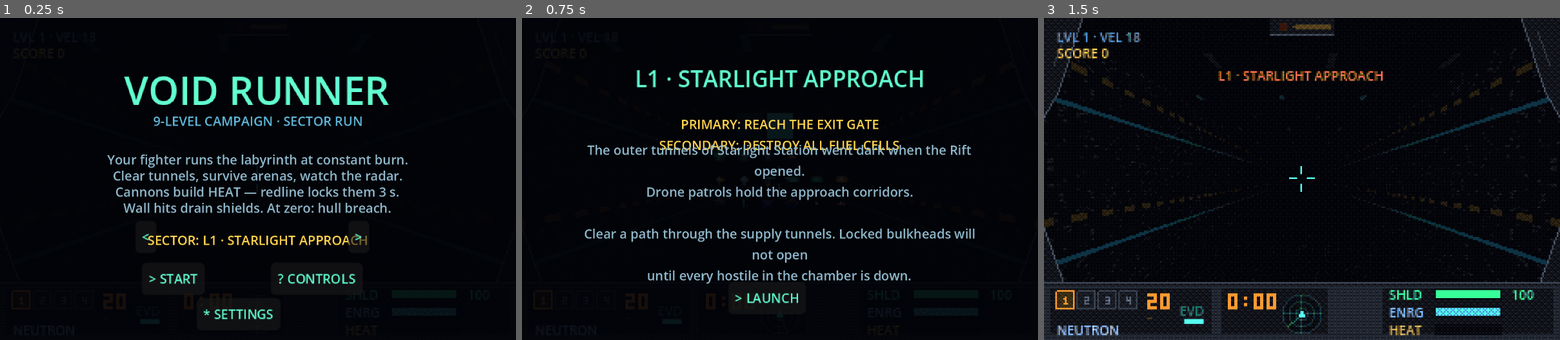
Above: before the commit, frames 1-3 (left to right).
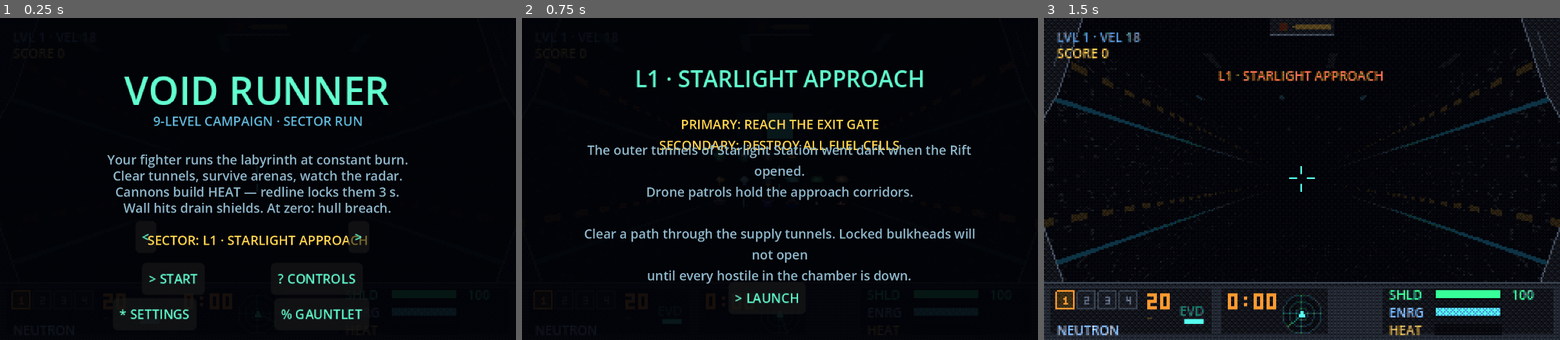
Above: after the commit, the same moments.

Repository: NCSTATEPACK16/VoidRunner
Game: Godot game, scene res://scenes/game.tscn
Same seed, same stepped clock (60 frames per second), same inputs: the game is played once before the commit and once after it.
Inputs:
- Up to frame 1 (0.25 s): no input
- Up to frame 2 (0.75 s): click "> START" at 0.5 s
- Up to frame 3 (1.5 s): click "> LAUNCH" at 1.25 s

The runs differ from the first frame. In frame 1, 0.8% of the frame differs, in the area x 23-71%, y 90-94%; in frame 2, nothing differs; in frame 3, nothing differs.

Commit message:
K5: Void Gauntlet endless survival mode
Endless PathGen mode: rings extend on demand ahead of the player (no far cap,
no exit portal) with arena stands discovered incrementally and wired in-flight
(bulkhead door, exact guard count, kill-counter). Difficulty tiers every ~720m
scale hp/speed/fire-rate/spawn density and phase in weaver/hulk mixes; music
volume ramps with depth. Start-screen GAUNTLET button, DIST readout on the HUD,
distance+score death tally, and separate gauntlet bests in records.cfg.
Smoke test: 90-sim-second gauntlet probe (growth, doors, bounded chunks).

Co-Authored-By: Claude Fable 5 <noreply@anthropic.com>

Diff:
--- a/scripts/audio_sys.gd
+++ b/scripts/audio_sys.gd
@@ -71,6 +71,12 @@
 	_engine.volume_db = -80.0
 
 
+## K5: gauntlet pressure ramp — the loop leans in as the run gets deep. Volume
+## only (repitching the tracker loop reads as a bug, not intensity).
+func set_music_intensity(t: float) -> void:
+	_music.volume_db = -13.0 + 4.0 * clampf(t, 0.0, 1.0)
+
+
 func play_laser(freq: float) -> void:
 	if not _laser_cache.has(freq):
 		_laser_cache[freq] = _render_laser(freq)
--- a/scripts/game.gd
+++ b/scripts/game.gd
@@ -38,6 +38,13 @@
 var _built_level := -1        # level index the world is currently built for (-1 = dirty)
 var _warmup_rig: Node3D
 
+# K5 Void Gauntlet: endless mode runs on a synthetic LevelDef whose numbers climb
+# with distance (one tier per 60 rings ≈ 720 m); the path extends and its arenas
+# are discovered while flying.
+var _gauntlet := false
+var _gauntlet_def: LevelDef
+var _gauntlet_tier := 0
+
 
 func _ready() -> void:
 	GameState.load_settings()   # Phase H: before overlays build so labels show saved values
@@ -51,6 +58,14 @@
 	while ResourceLoader.exists("res://resources/levels/level_%d.tres" % li):
 		levels.append(load("res://resources/levels/level_%d.tres" % li))
 		li += 1
+	_gauntlet_def = LevelDef.new()
+	_gauntlet_def.display_name = "VOID GAUNTLET"
+	_gauntlet_def.kind = "endless"
+	_gauntlet_def.objective = "SURVIVE — EVERY METRE SCORES"
+	_gauntlet_def.briefing = "No exit gate on this run. The tunnel goes on for as " \
+		+ "long as you do, and the void keeps sending more. Fly far, fly sharp — " \
+		+ "your distance is the record."
+	_gauntlet_def.rings = 200   # initial batch; extend_to() grows it in flight
 	_build_game_view()
 	_build_environment()
 	world = WorldBuilder.new()
@@ -101,6 +116,7 @@
 		AudioSys.play_dodge())
 	GameState.player_died.connect(_on_player_died)
 	overlays.launch_requested.connect(_on_launch)
+	overlays.gauntlet_requested.connect(_on_gauntlet)
 	overlays.next_level_requested.connect(_on_next_level)
 	overlays.retry_requested.connect(_on_retry)
 	overlays.new_campaign_requested.connect(_on_new_campaign)
@@ -201,9 +217,16 @@
 
 func _load_level_world(index: int) -> void:
 	GameState.level_index = index
-	var level := levels[index]
+	var level := _current_level()
+	if _gauntlet:
+		# fresh tier-0 numbers, fresh seed, random zone theme — every run reads different
+		_apply_gauntlet_tier(0)
+		_gauntlet_def.level_seed = randi()
+		var theme_ids: Array = TextureGen.THEMES.keys()
+		_gauntlet_def.theme_id = theme_ids[randi() % theme_ids.size()]
 	path = PathGen.new()
-	path.generate(level.rings, level.level_seed, level.spawn_arena, level.kind == "boss")
+	path.generate(level.rings, level.level_seed, level.spawn_arena,
+		level.kind == "boss", _gauntlet)
 	player.path = path
 	enemy_mgr.path = path
 	enemy_mgr.level = level
@@ -244,6 +267,8 @@
 		world.set_portal_active(false)
 		_boss_arena_start = room.start
 		_place_boss_stations(room, level)
+	if _gauntlet:
+		_gauntlet_stream()   # discover + wire the arenas in the initial batch
 	_built_level = index
 
 
@@ -270,8 +295,8 @@
 func _place_props(level: LevelDef) -> void:
 	GameState.level_props_total = 0
 	GameState.level_props = 0
-	if level.kind == "boss":
-		return   # boss rooms stay clean (Phase J invariants)
+	if level.kind == "boss" or _gauntlet:
+		return   # boss rooms stay clean (Phase J); gauntlet arenas stream in later (K5)
 	var rng := RandomNumberGenerator.new()
 	rng.seed = level.level_seed + 555
 	for arena in path.arenas:
@@ -323,6 +348,48 @@
 		hud.show_message("SECONDARY COMPLETE — ALL CELLS DESTROYED")
 
 
+## K5: the active tuning source — campaign levels from resources, gauntlet from
+## the synthetic escalating def.
+func _current_level() -> LevelDef:
+	return _gauntlet_def if _gauntlet else levels[GameState.level_index]
+
+
+## K5: keep the endless path generated ahead of the player, and wire in any arena
+## the scan completes — bulkhead door, exact guard count, kill-counter bookkeeping.
+func _gauntlet_stream() -> void:
+	path.extend_to(player.ring_idx + WorldBuilder.BUILD_AHEAD + 40)
+	for arena in path.discover_arenas(_gauntlet_def.spawn_arena):
+		world.build_door(arena)
+		for ring_idx in arena.spawn_rings:
+			enemy_mgr.spawn(ring_idx, arena.id, _pick_enemy_type(_gauntlet_def))
+		_arena_spawned[arena.id] = arena.spawn_rings.size()
+		_arena_kills[arena.id] = 0
+		if arena.spawn_rings.is_empty():
+			world.open_door(arena.id)
+
+
+## K5: one difficulty tier per 60 rings (~720 m). Newly spawned enemies sample the
+## def at spawn time, so raising it escalates the run without touching live ones.
+func _apply_gauntlet_tier(tier: int) -> void:
+	_gauntlet_tier = tier
+	_gauntlet_def.enemy_hp = 2 + tier / 2
+	_gauntlet_def.enemy_speed = minf(13.0, 6.0 + tier * 0.7)
+	_gauntlet_def.enemy_fire = maxf(1.3, 2.8 - tier * 0.16)
+	_gauntlet_def.spawn_tunnel = minf(0.30, 0.08 + tier * 0.025)
+	_gauntlet_def.spawn_arena = minf(0.55, 0.30 + tier * 0.03)
+	var pool := PackedStringArray(["drone", "drone"])
+	if tier >= 1:
+		pool.append("weaver")
+	if tier >= 2:
+		pool.append("hulk")
+	if tier >= 3:
+		pool.append("weaver")
+	if tier >= 5:
+		pool.append("hulk")
+	_gauntlet_def.enemy_types = pool
+	AudioSys.set_music_intensity(tier / 8.0)
+
+
 func _launch_level() -> void:
 	GameState.level_start_score = GameState.score
 	GameState.heat = 0.0
@@ -343,7 +410,7 @@
 	GameState.is_dead = false
 	state = State.PLAYING
 	overlays.hide_all()
-	hud.show_message(levels[GameState.level_index].display_name)
+	hud.show_message(_current_level().display_name)
 	Input.mouse_mode = Input.MOUSE_MODE_CAPTURED
 
 
@@ -411,8 +478,14 @@
 	shot_mgr.spawn_explosion(player.position, true)
 	AudioSys.stop_engine()
 	Input.mouse_mode = Input.MOUSE_MODE_VISIBLE
-	var new_record := GameState.record_progress()
-	overlays.set_final_score("game_over", GameState.score, new_record)
+	if _gauntlet:
+		# K5: a gauntlet run scores by distance; records stay campaign-separate
+		var dist := int(player.ring_idx * PathGen.SEG)
+		var new_best := GameState.record_gauntlet(dist)
+		overlays.set_final_score("game_over", GameState.score, new_best, dist)
+	else:
+		var new_record := GameState.record_progress()
+		overlays.set_final_score("game_over", GameState.score, new_record)
 	overlays.show_only("game_over")
 
 
@@ -421,6 +494,8 @@
 func _on_launch() -> void:
 	if state == State.MENU:
 		# Phase J sector select: campaigns can start at any unlocked level
+		_gauntlet = false
+		GameState.gauntlet_mode = false
 		GameState.level_index = overlays.selected_sector()
 		GameState.level_start_score = 0
 		GameState.score = 0
@@ -429,9 +504,20 @@
 		_launch_level()
 
 
+## K5: Void Gauntlet entry from the start screen.
+func _on_gauntlet() -> void:
+	_gauntlet = true
+	GameState.gauntlet_mode = true
+	_built_level = -1
+	GameState.level_index = 0
+	GameState.level_start_score = 0
+	GameState.score = 0
+	_show_briefing()
+
+
 func _show_briefing() -> void:
 	state = State.BRIEFING
-	overlays.set_briefing(levels[GameState.level_index])
+	overlays.set_briefing(_current_level())
 	overlays.show_only("briefing")
 	# Build the level world NOW, behind the briefing overlay, and park a warm-up rig
 	# in front of the camera so every shader variant compiles while the player reads.
@@ -499,6 +585,13 @@
 	if state != State.PLAYING:
 		return
 	player.update_flight(delta)
+	if _gauntlet:
+		_gauntlet_stream()
+		var tier := player.ring_idx / 60
+		if tier != _gauntlet_tier:
+			_apply_gauntlet_tier(tier)
+			hud.show_message("VOID PRESSURE RISING", 1.6)
+			AudioSys.play_select()
 	world.ensure_world(player.ring_idx)
 	GameState.tick_combo(delta)
 	_update_heat(delta)
@@ -627,8 +720,9 @@
 	# only the menu's idle backdrop stays empty
 	if state == State.MENU:
 		return
-	if randf() < levels[GameState.level_index].spawn_tunnel:
-		enemy_mgr.spawn(ring_idx, -1, _pick_enemy_type(levels[GameState.level_index]))
+	var level := _current_level()
+	if randf() < level.spawn_tunnel:
+		enemy_mgr.spawn(ring_idx, -1, _pick_enemy_type(level))
 
 
 ## I3: weighted pick from a level's enemy_types pool (repeated ids act as weights).
--- a/scripts/game_state.gd
+++ b/scripts/game_state.gd
@@ -88,6 +88,11 @@
 var best_ranks: Array = []  # best rank letter per level index ("" = unranked)
 var unlocked_level := 0     # highest 0-based level reached — feeds sector select
 
+# --- K5 Void Gauntlet: endless survival mode, records separate from the campaign ---
+var gauntlet_mode := false
+var gauntlet_best_dist := 0
+var gauntlet_best_score := 0
+
 
 func combo_mult() -> int:
 	if combo >= 12:
@@ -133,6 +138,8 @@
 		high_score = cfg.get_value("records", "high_score", 0)
 		best_ranks = cfg.get_value("records", "ranks", [])
 		unlocked_level = cfg.get_value("records", "unlocked", 0)
+		gauntlet_best_dist = cfg.get_value("records", "gauntlet_dist", 0)
+		gauntlet_best_score = cfg.get_value("records", "gauntlet_score", 0)
 
 
 func save_records() -> void:
@@ -142,6 +149,8 @@
 	cfg.set_value("records", "high_score", high_score)
 	cfg.set_value("records", "ranks", best_ranks)
 	cfg.set_value("records", "unlocked", unlocked_level)
+	cfg.set_value("records", "gauntlet_dist", gauntlet_best_dist)
+	cfg.set_value("records", "gauntlet_score", gauntlet_best_score)
 	cfg.save("user://records.cfg")
 
 
@@ -163,6 +172,16 @@
 	return new_record
 
 
+## K5: fold a finished gauntlet run into the records (kept separate from the
+## campaign high score — an endless run would swamp it). Returns true on a new best.
+func record_gauntlet(dist: int) -> bool:
+	var new_best := dist > gauntlet_best_dist or score > gauntlet_best_score
+	gauntlet_best_dist = maxi(gauntlet_best_dist, dist)
+	gauntlet_best_score = maxi(gauntlet_best_score, score)
+	save_records()
+	return new_best
+
+
 # --- Phase H: player settings, persisted to user://settings.cfg ---
 signal dither_toggled(on: bool)
 
--- a/scripts/hud.gd
+++ b/scripts/hud.gd
@@ -153,7 +153,12 @@
 		if GameState.shields < 25.0 and not GameState.is_dead:
 			a = maxf(a, (sin(Time.get_ticks_msec() / 160.0) * 0.5 + 0.5) * 0.14)
 		_flash.color.a = a
-		_level_speed.text = "LVL %d · VEL %d" % [GameState.level_index + 1, int(player.speed)]
+		if GameState.gauntlet_mode:   # K5: distance is the score that matters here
+			_level_speed.text = "DIST %dm · VEL %d" % [
+				int(player.ring_idx * PathGen.SEG), int(player.speed)]
+		else:
+			_level_speed.text = "LVL %d · VEL %d" % [
+				GameState.level_index + 1, int(player.speed)]
 	_threat = false
 	if shot_mgr and player:
 		for p in shot_mgr.enemy_shot_positions():
--- a/scripts/overlays.gd
+++ b/scripts/overlays.gd
@@ -7,6 +7,7 @@
 ## gesture, exactly like the v2.2 web build's Start click.
 
 signal launch_requested       # from start screen or a briefing's LAUNCH
+signal gauntlet_requested     # K5: endless mode from the start screen
 signal next_level_requested
 signal retry_requested
 signal new_campaign_requested
@@ -73,8 +74,13 @@
 	var max_sector: int = mini(GameState.unlocked_level, _sector_names.size() - 1)
 	_sector = clampi(_sector, 0, max_sector)
 	_sector_label.text = "SECTOR: %s" % _sector_names[_sector]
-	_high_label.text = "HIGH SCORE %d" % GameState.high_score \
-		if GameState.high_score > 0 else ""
+	var records := ""
+	if GameState.high_score > 0:
+		records = "HIGH SCORE %d" % GameState.high_score
+	if GameState.gauntlet_best_dist > 0:
+		records += ("  ·  " if records != "" else "") \
+			+ "GAUNTLET %dm" % GameState.gauntlet_best_dist
+	_high_label.text = records
 
 
 func hide_all() -> void:
@@ -85,8 +91,8 @@
 	var p: Control = _panels.briefing
 	(p.get_node("Title") as Label).text = level.display_name
 	var objective := "PRIMARY: " + level.objective
-	if level.kind != "boss":
-		objective += "\nSECONDARY: DESTROY ALL FUEL CELLS"   # K3
+	if level.kind == "tunnel":
+		objective += "\nSECONDARY: DESTROY ALL FUEL CELLS"   # K3 (not boss/endless)
 	(p.get_node("Objective") as Label).text = objective
 	(p.get_node("Body") as Label).text = level.briefing
 
@@ -104,12 +110,22 @@
 	r.add_theme_color_override("font_color", _rank_color(rank))
 
 
-func set_final_score(panel_name: String, score: int, new_record := false) -> void:
-	(_panels[panel_name].get_node("Score") as Label).text = "SCORE %d" % score
+## dist >= 0 marks a gauntlet run (K5): the tally shows distance and compares
+## against the gauntlet bests instead of the campaign high score.
+func set_final_score(panel_name: String, score: int, new_record := false,
+		dist := -1) -> void:
+	var score_line := "SCORE %d" % score
+	if dist >= 0:
+		score_line = "DIST %dm  ·  SCORE %d" % [dist, score]
+	(_panels[panel_name].get_node("Score") as Label).text = score_line
 	var rec := _panels[panel_name].get_node_or_null("Record") as Label
 	if rec:
-		rec.text = "*** NEW RECORD ***" if new_record \
-			else "HIGH SCORE %d" % GameState.high_score
+		if dist >= 0:
+			rec.text = "*** NEW BEST ***" if new_record \
+				else "BEST %dm · %d" % [GameState.gauntlet_best_dist, GameState.gauntlet_best_score]
+		else:
+			rec.text = "*** NEW RECORD ***" if new_record \
+				else "HIGH SCORE %d" % GameState.high_score
 
 
 func _fmt_time(t: float) -> String:
@@ -155,9 +171,13 @@
 		AudioSys.unlock()
 		launch_requested.emit())
 	_button(p, Vector2(168, 152), "? CONTROLS", func() -> void: show_only("help"))
-	_button(p, Vector2(122, 174), "* SETTINGS", func() -> void:
+	_button(p, Vector2(70, 174), "* SETTINGS", func() -> void:
 		_settings_return = "start"
 		show_only("settings"))
+	# K5: endless survival mode — the button doubles as the audio-unlock gesture
+	_button(p, Vector2(170, 174), "% GAUNTLET", func() -> void:
+		AudioSys.unlock()
+		gauntlet_requested.emit())
 
 
 func _build_help() -> void:
--- a/scripts/path_gen.gd
+++ b/scripts/path_gen.gd
@@ -24,6 +24,7 @@
 ## Arena runs: { id, start, end, door_ring (-1 = unlocked), spawn_rings: Array[int], is_final }
 var arenas: Array[Dictionary] = []
 var is_boss := false
+var is_endless := false      # K5 Void Gauntlet: no end cap, no portal, rings grow on demand
 
 var _pos := Vector3.ZERO
 var _yaw := 0.0
@@ -42,6 +43,7 @@
 var _corner_dir := 1.0
 var _total := 999999
 var _boss := false
+var _scanned_up_to := 0      # K5: ring index arena discovery has processed so far
 var _rng := RandomNumberGenerator.new()
 
 
@@ -51,7 +53,7 @@
 
 
 func generate(total_rings: int, level_seed: int, arena_spawn_chance: float,
-		boss := false) -> void:
+		boss := false, endless := false) -> void:
 	rings.clear()
 	arenas.clear()
 	_rng.seed = level_seed
@@ -63,6 +65,8 @@
 	_count = 0
 	_boss = boss
 	is_boss = boss
+	is_endless = endless
+	_scanned_up_to = 0
 	# boss levels have exactly one arena — the room itself; no mid-run arenas/doors
 	_next_arena = 999999 if boss else 32
 	_arena_in = 0
@@ -73,11 +77,43 @@
 	# K2/V-08: hard ~90° corners are a tunnel-level feature; boss approach stays smooth
 	_next_corner = 999999 if boss else 40 + _rng.randi_range(0, 25)
 	_corner_in = 0
-	_total = total_rings
+	# endless: the final-arena/exit logic keys on _total, so park it out of reach —
+	# total_rings is just the initial batch; extend_to() grows the path from there
+	_total = 999999 if endless else total_rings
 	_push_ring()
 	for k in total_rings - 1:
 		_gen_ring()
-	_find_arenas(arena_spawn_chance)
+	if not endless:
+		_find_arenas(arena_spawn_chance)
+
+
+## K5: grow an endless path so rings always exist well ahead of the player.
+## No-op for campaign paths and when the target is already generated.
+func extend_to(target_rings: int) -> void:
+	if not is_endless:
+		return
+	while rings.size() < target_rings:
+		_gen_ring()
+
+
+## K5: scan newly generated rings for COMPLETED arena runs (a run still open at
+## the tail is left for the next call) and register them exactly like the campaign
+## post-pass — locked door, deterministic spawn rings. Returns the new arena dicts
+## so the game can spawn their guards and the world can build their bulkheads.
+func discover_arenas(arena_spawn_chance: float) -> Array[Dictionary]:
+	var found: Array[Dictionary] = []
+	var run_start := -1
+	var i := _scanned_up_to
+	while i < rings.size():
+		if rings[i].arena and run_start < 0:
+			run_start = i
+		elif not rings[i].arena and run_start >= 0:
+			_add_arena(run_start, i - 1, false, arena_spawn_chance)
+			found.append(arenas.back())
+			run_start = -1
+		i += 1
+	_scanned_up_to = rings.size() if run_start < 0 else run_start
+	return found
 
 
 func _gen_ring() -> void:
--- a/scripts/world_builder.gd
+++ b/scripts/world_builder.gd
@@ -41,9 +41,12 @@
 		_build_chunk(_built_up_to, _built_up_to + CHUNK)
 		_built_up_to += CHUNK
 	_build_cap(0)
-	_build_cap(path.rings.size() - 1)
+	# K5 endless: no far cap and no exit portal — the tunnel just runs into the fog;
+	# arenas (and their doors) are discovered and built while streaming instead
+	if not path.is_endless:
+		_build_cap(path.rings.size() - 1)
+		_spawn_portal()
 	_build_doors()
-	_spawn_portal()
 
 
 func clear_world() -> void:
@@ -279,22 +282,28 @@
 
 func _build_doors() -> void:
 	for arena in path.arenas:
-		if arena.door_ring < 0:
-			continue
-		var ring: Dictionary = path.rings[arena.door_ring]
-		var mi := MeshInstance3D.new()
-		var quad := QuadMesh.new()
-		quad.size = Vector2(ring.hw * 2.0 + 2.0, ring.hh * 2.0 + 2.0)
-		mi.mesh = quad
-		var door_mat: StandardMaterial3D = mats.wall.duplicate()
-		door_mat.albedo_color = Color(0.7, 0.7, 0.75)
-		door_mat.emission_enabled = true
-		door_mat.emission = accent_color
-		door_mat.emission_energy_multiplier = 0.25
-		mi.material_override = door_mat
-		mi.transform = _ring_transform(ring)
-		add_child(mi)
-		_doors[arena.id] = {"node": mi, "ring": arena.door_ring, "open": false}
+		build_door(arena)
+
+
+## One bulkhead quad. Public because endless mode discovers arenas mid-flight
+## (K5) and needs their doors built as they appear.
+func build_door(arena: Dictionary) -> void:
+	if arena.door_ring < 0 or _doors.has(arena.id):
+		return
+	var ring: Dictionary = path.rings[arena.door_ring]
+	var mi := MeshInstance3D.new()
+	var quad := QuadMesh.new()
+	quad.size = Vector2(ring.hw * 2.0 + 2.0, ring.hh * 2.0 + 2.0)
+	mi.mesh = quad
+	var door_mat: StandardMaterial3D = mats.wall.duplicate()
+	door_mat.albedo_color = Color(0.7, 0.7, 0.75)
+	door_mat.emission_enabled = true
+	door_mat.emission = accent_color
+	door_mat.emission_energy_multiplier = 0.25
+	mi.material_override = door_mat
+	mi.transform = _ring_transform(ring)
+	add_child(mi)
+	_doors[arena.id] = {"node": mi, "ring": arena.door_ring, "open": false}
 
 
 func _ring_transform(ring: Dictionary) -> Transform3D:
--- a/tests/smoke_test.gd
+++ b/tests/smoke_test.gd
@@ -158,6 +158,30 @@
 	assert(game.enemy_mgr.boss.is_empty())
 	assert(game.world.portal_active)
 	print("boss ok — hp %d -> dead, portal awake, score=%d" % [hp0, GameState.score])
+	# --- K5: Void Gauntlet — endless path grows, arenas stream in, chunks stay bounded ---
+	GameState.reset_run()
+	game._on_gauntlet()     # MENU-independent: flips mode + builds behind a briefing
+	game._launch_level()
+	await get_tree().process_frame
+	assert(game.path.is_endless)
+	assert(GameState.gauntlet_mode)
+	assert(not game.world.portal_active)   # no exit gate in the gauntlet
+	var rings_initial: int = game.path.rings.size()
+	for f in 60 * 90:   # 1.5 simulated minutes ≈ 135 rings of travel
+		GameState.shields = 100.0          # the probe flies, it doesn't fight fair
+		if f % 240 == 0:                   # clear arena stands so bulkheads open
+			game.enemy_mgr.splash_damage(game.player.position, 200.0, 999)
+		game._process(dt)
+	assert(game.path.rings.size() > rings_initial)   # extend_to() grew the path
+	assert(game.path.arenas.size() >= 2)             # stands were discovered…
+	assert(game.world._doors.size() == game.path.arenas.size())  # …and got doors
+	assert(game.world._chunks.size() <= 12)          # streaming stays bounded
+	var gdist := int(game.player.ring_idx * PathGen.SEG)
+	assert(gdist > 800)                              # bulkheads never soft-locked the run
+	GameState.record_gauntlet(gdist)
+	assert(GameState.gauntlet_best_dist >= gdist)
+	print("gauntlet ok — dist=%dm rings=%d arenas=%d tier=%d" % [
+		gdist, game.path.rings.size(), game.path.arenas.size(), game._gauntlet_tier])
 	print("SMOKE TEST COMPLETE")
 	for f in saved:
 		if saved[f] == null:
